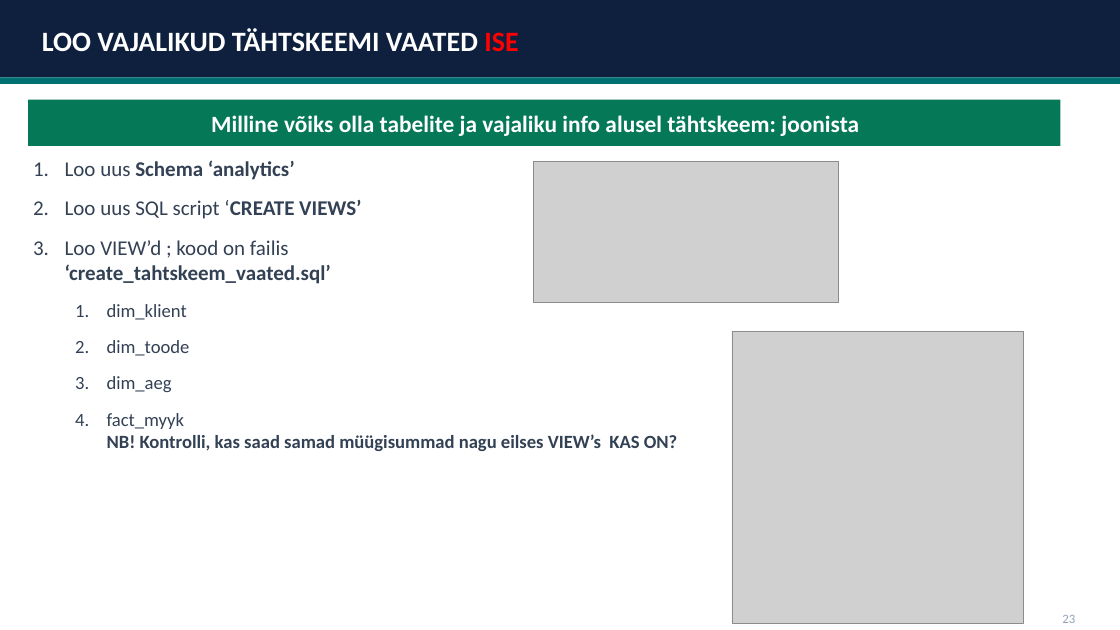
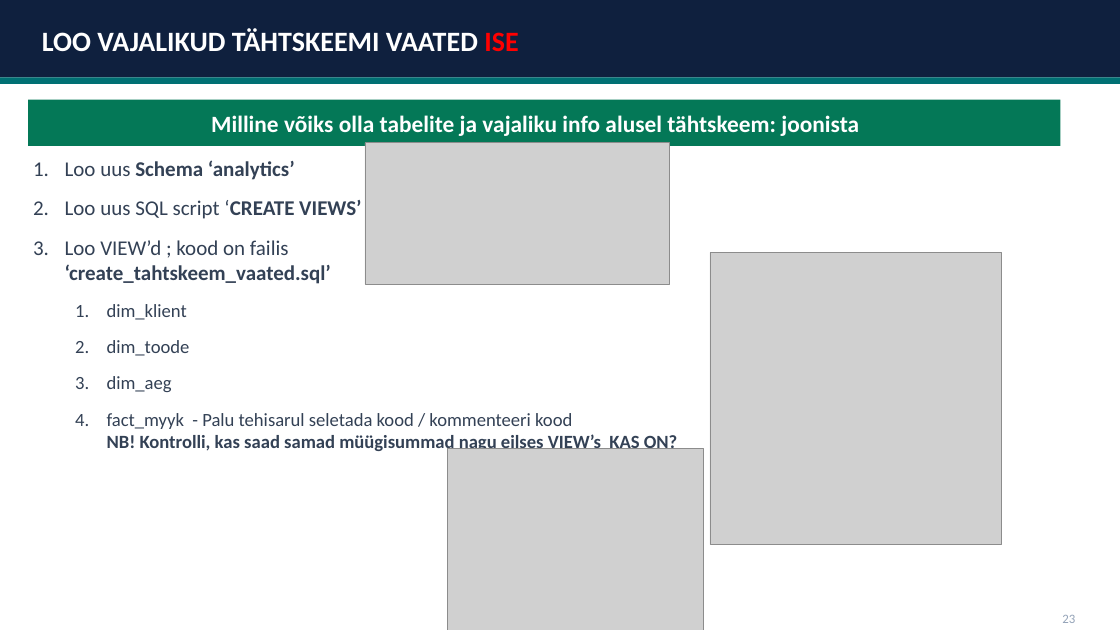
Before and after one commit to emilieabel/andmetarkus, a slide deck: slide 10 of Materjalid/Day9 Andmekorraldus Dim Fakt/9-paev-andmetarkus-esitlus.pptx. Drawn at 1120x630 pixels with LibreOffice and Linux fonts; fonts in the diff are those of the drawing; grey boxes stand for pictures. Boxes give left, top, right and bottom in pixels: in the first picture for what was removed or moved away, otherwise in the second. Text is boxed around its words. In the diff, an @@ line names an element or a change of style, - is before the commit and + after.

```diff
--- a/Materjalid/Day9 Andmekorraldus Dim Fakt/9-paev-andmetarkus-esitlus.pptx
+++ b/Materjalid/Day9 Andmekorraldus Dim Fakt/9-paev-andmetarkus-esitlus.pptx
@@ picture: place and size @@
-picture at <box>534,161,838,302</box>
+picture at <box>365,143,669,284</box>
@@ picture: place and size @@
-picture at <box>732,331,1023,623</box>
+picture at <box>710,253,1002,544</box>
@@ text at <box>107,413,677,454</box>: text changed @@
-  4. fact_myyk
-     NB! Kontrolli, kas saad samad müügisummad nagu eilses VIEW’s KAS ON?
+  4. fact_myyk - Palu tehisarul seletada kood / kommenteeri kood
+     NB! Kontrolli, kas saad samad müügisummad nagu eilses VIEW’s KAS ON?
@@ picture added at <box>447,449,703,630</box> @@
```
Also in this commit, not shown: 2 other slides changed.
